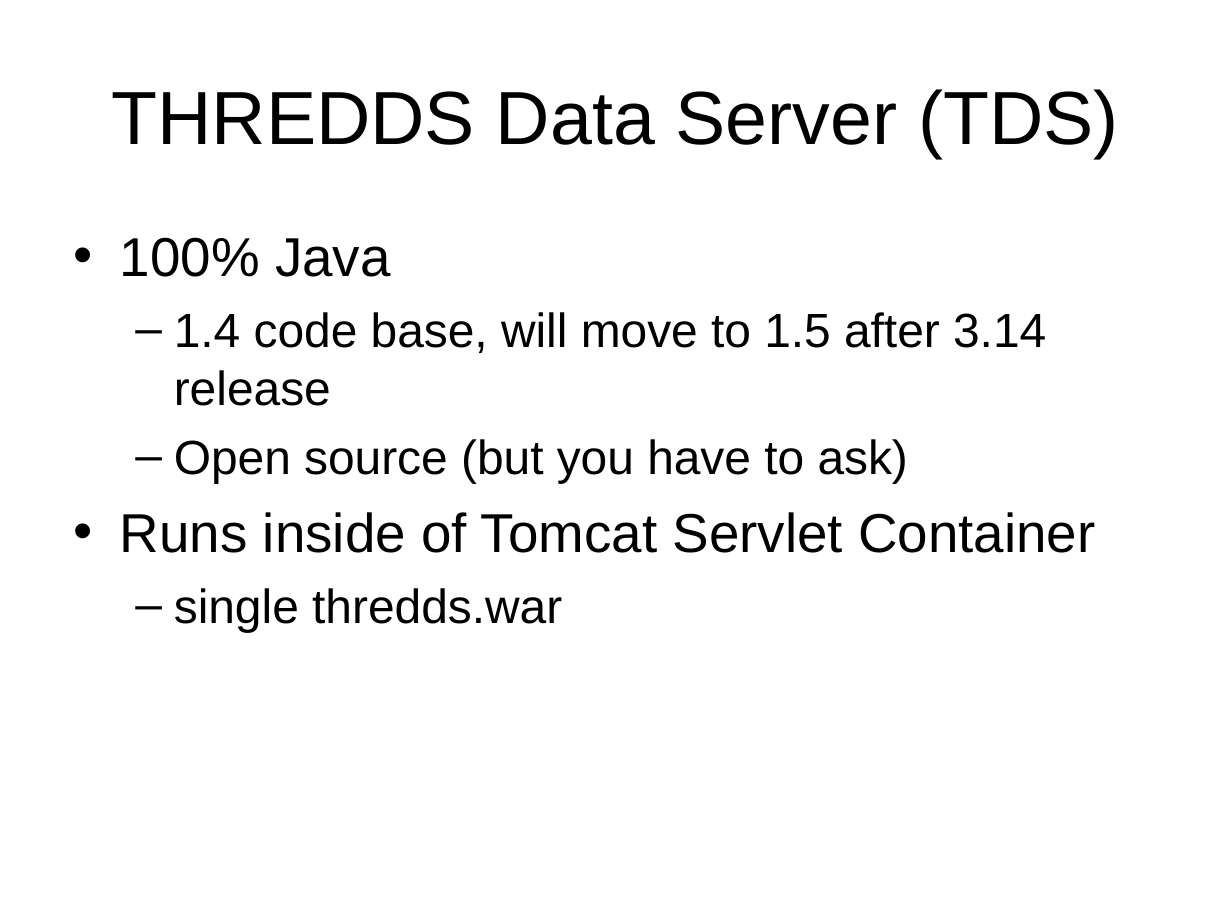
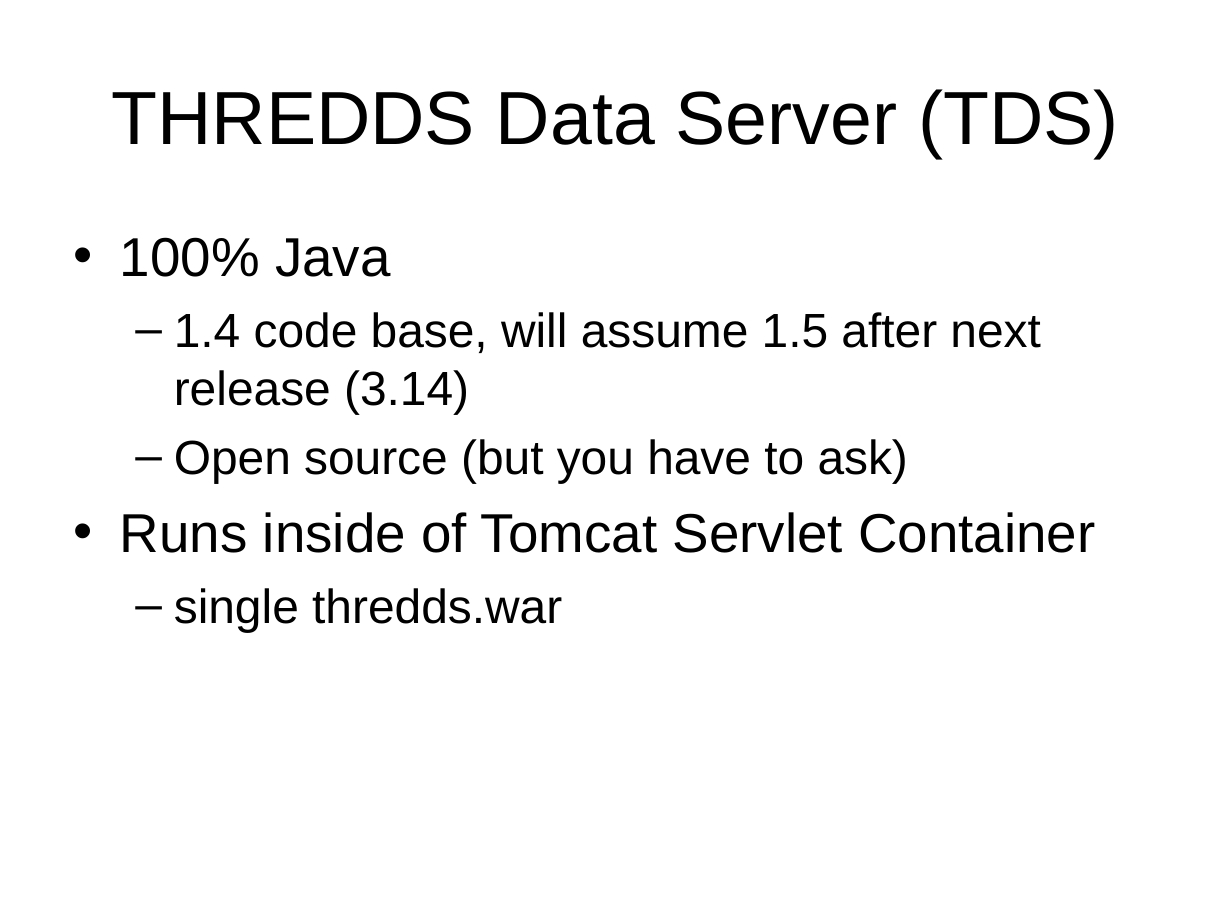
Before and after one commit to ooici-eoi/THREDDS, a slide deck: slide 2 of docs/web/thredds/tech/tutorial/TDSOverview.ppt. Drawn at 1232x924 pixels with LibreOffice and Linux fonts; fonts in the diff are those of the drawing; background and template pictures are left out. Boxes give left, top, right and bottom in pixels: in the first picture for what was removed or moved away, otherwise in the second. Text is boxed around its words. In the diff, an @@ line names an element or a change of style, - is before the commit and + after.

```diff
--- a/docs/web/thredds/tech/tutorial/TDSOverview.ppt
+++ b/docs/web/thredds/tech/tutorial/TDSOverview.ppt
@@ text at (174,312,1040,414): text changed @@
-  – 1.4 code base, will move to 1.5 after 3.14 release
+  – 1.4 code base, will assume 1.5 after next release (3.14)
```
Also in this commit, not shown: 5 other slides changed, 6 other files.
